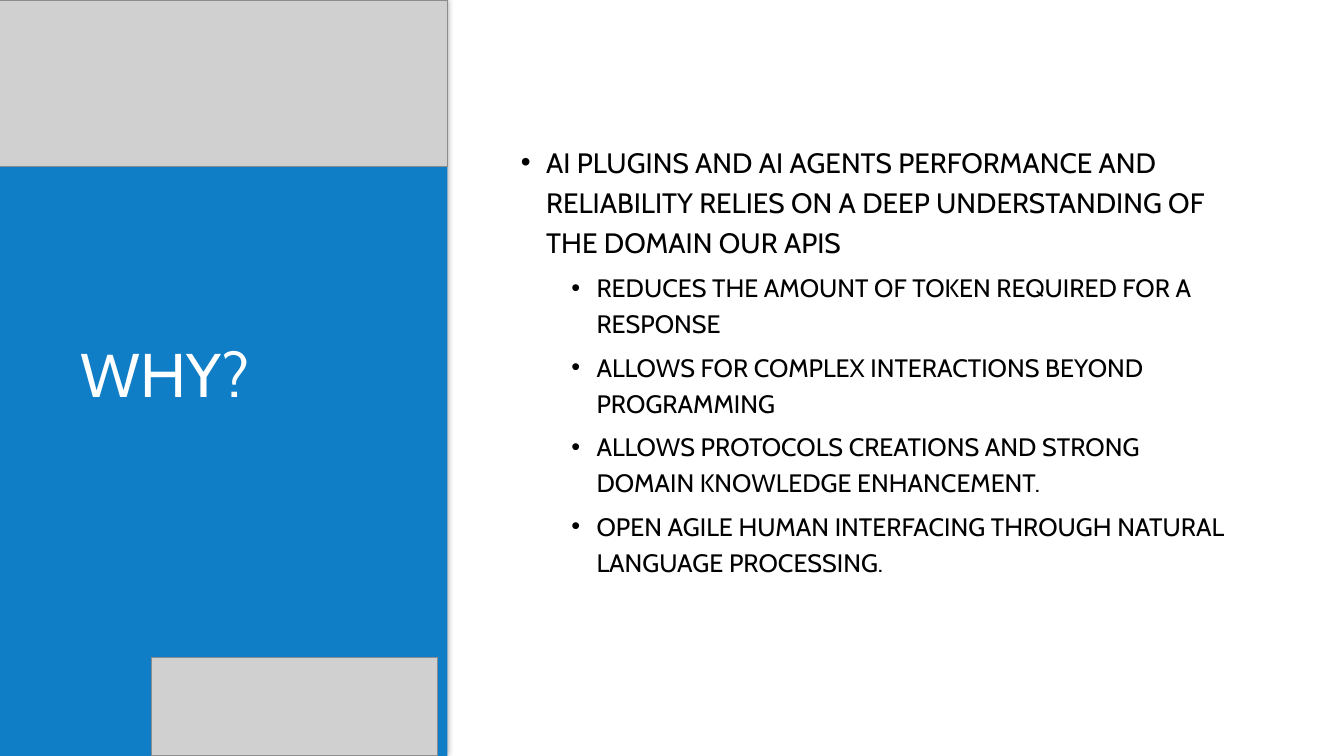
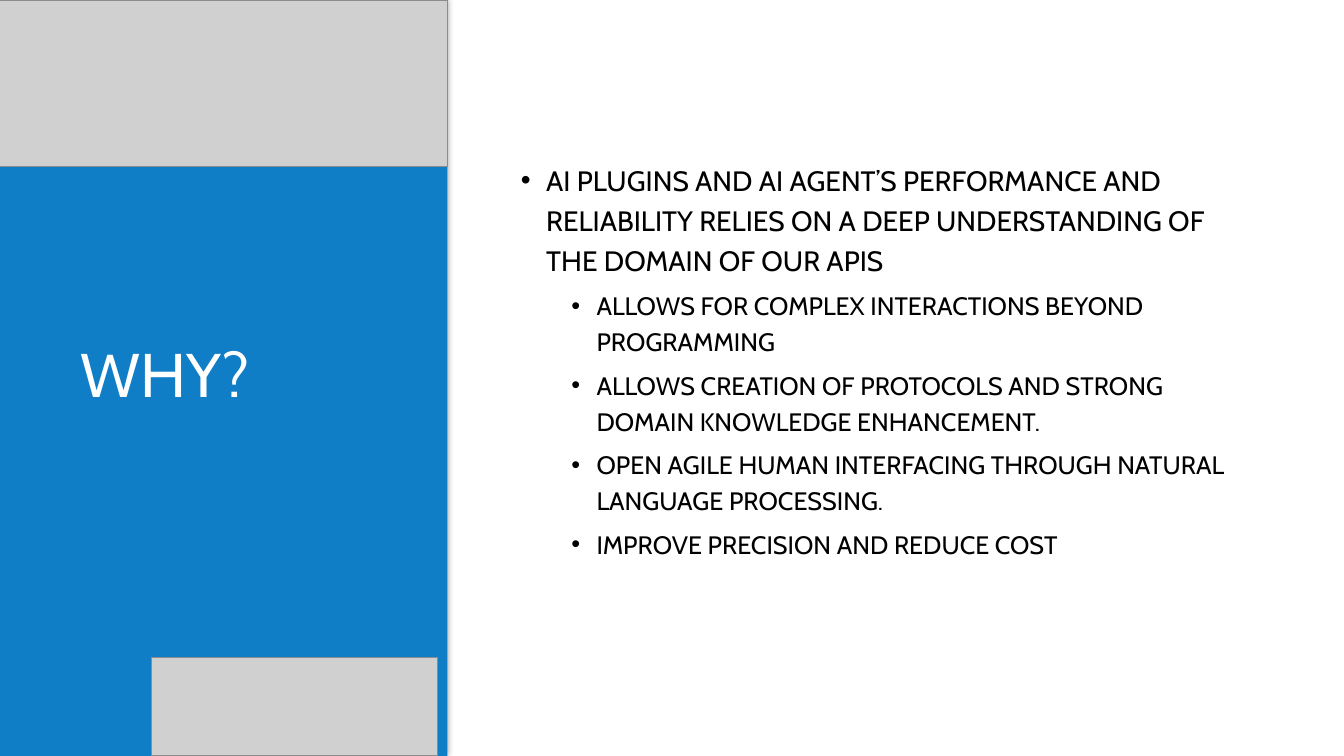
Before and after one commit to pierre01/AIKernelMCPClient, a slide deck: slide 2 of AI Friendly APIs.pptx. Drawn at 1344x756 pixels with LibreOffice and Linux fonts; fonts in the diff are those of the drawing; grey boxes stand for pictures; background and template pictures are left out. Boxes give left, top, right and bottom in pixels: in the first picture for what was removed or moved away, otherwise in the second. Text is boxed around its words. In the diff, an @@ line names an element or a change of style, - is before the commit and + after.

```diff
--- a/AI Friendly APIs.pptx
+++ b/AI Friendly APIs.pptx
@@ text at [546,170,1204,272]: text changed @@
-• AI PLUGINS AND AI AGENTS PERFORMANCE AND RELIABILITY RELIES ON A DEEP UNDERSTANDING OF THE DOMAIN OUR APIS
-  • REDUCES THE AMOUNT OF TOKEN REQUIRED FOR A RESPONSE
+• AI PLUGINS AND AI AGENT’S PERFORMANCE AND RELIABILITY RELIES ON A DEEP UNDERSTANDING OF THE DOMAIN OF OUR APIS
@@ text at [597,377,1163,432]: text changed @@
-  • ALLOWS PROTOCOLS CREATIONS AND STRONG DOMAIN KNOWLEDGE ENHANCEMENT.
+  • ALLOWS CREATION OF PROTOCOLS AND STRONG DOMAIN KNOWLEDGE ENHANCEMENT.
@@ text at [597,536,1058,555]: paragraph added @@
+  • IMPROVE PRECISION AND REDUCE COST
```
Also in this commit, not shown: 2 other slides changed, 4 slides added, 1 slide removed, 7 other files.
